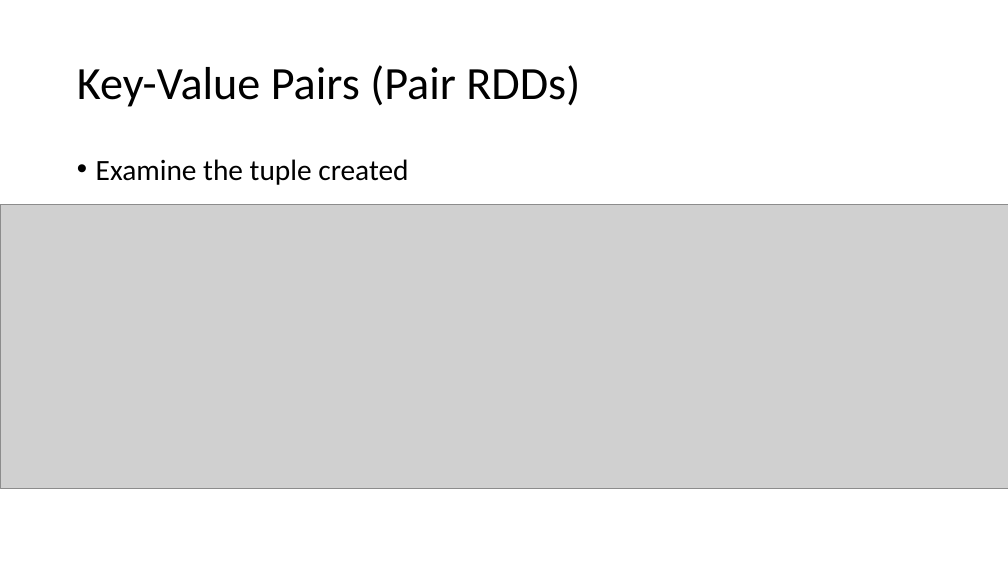
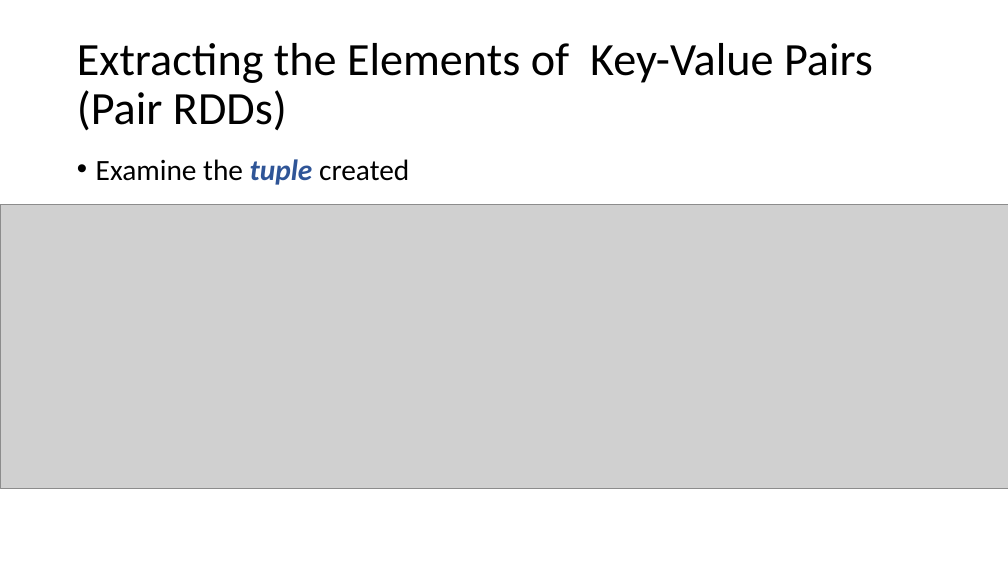
Before and after one commit to marilynwaldman/course, a slide deck: slide 5 of spark/03-RDDs/03-KeyValueRdds.pptx. Drawn at 1008x567 pixels with LibreOffice and Linux fonts; fonts in the diff are those of the drawing; grey boxes stand for pictures. Boxes give left, top, right and bottom in pixels: in the first picture for what was removed or moved away, otherwise in the second. Text is boxed around its words. In the diff, an @@ line names an element or a change of style, - is before the commit and + after.

Commit message:
updated paired rdds

```diff
--- a/spark/03-RDDs/03-KeyValueRdds.pptx
+++ b/spark/03-RDDs/03-KeyValueRdds.pptx
@@ title at [77, 43, 873, 131]: text changed @@
-Key-Value Pairs (Pair RDDs)
+Extracting the Elements of Key-Value Pairs (Pair RDDs)
@@ text "Examine the tuple created" at [96, 159, 409, 185]: text colour #000000 to #2F5597, bold on, italic on in "tuple" @@
```
Also in this commit, not shown: 4 other slides changed, 8 slides added, 2 slides removed, 9 other files.
